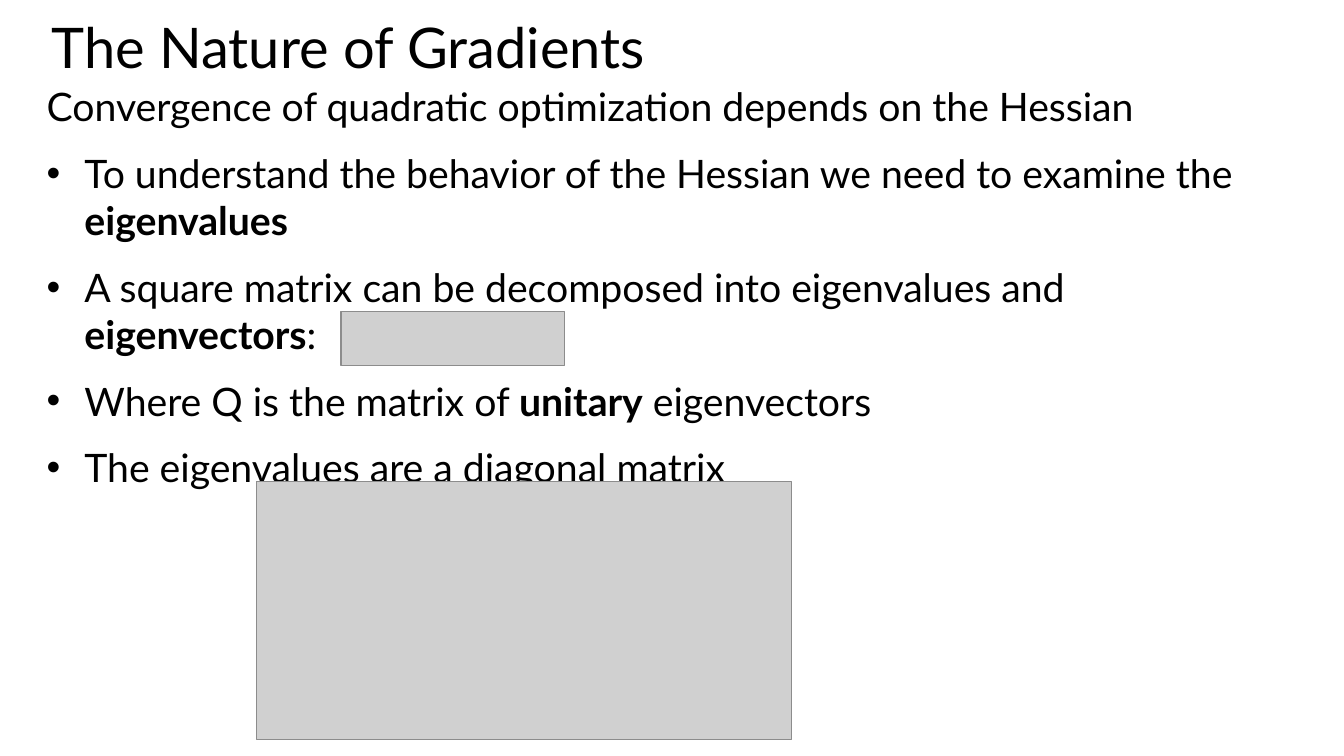
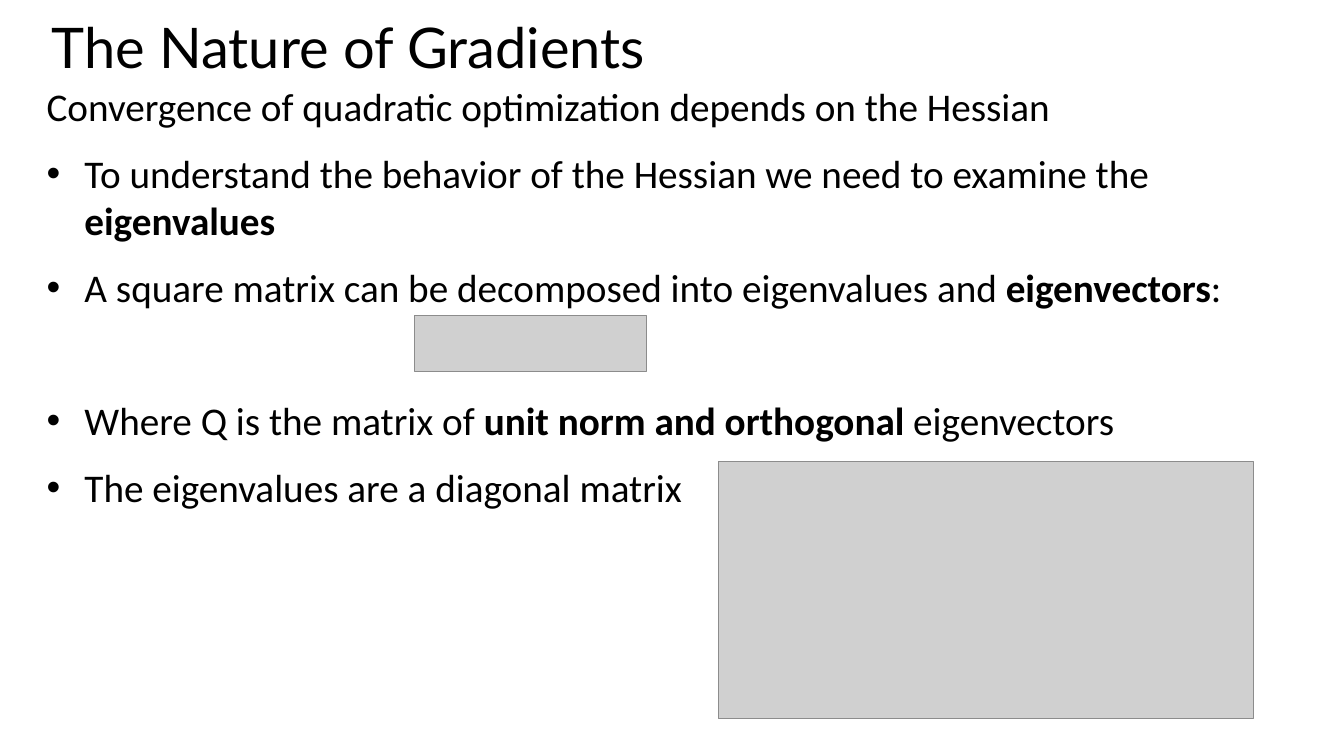
Before and after one commit to StephenElston/CSCI-E25, a slide deck: slide 18 of SupplementaryMaterial/OptimizationForDeepLearning.pptx. Drawn at 1344x756 pixels with LibreOffice and Linux fonts; fonts in the diff are those of the drawing; grey boxes stand for pictures. Boxes give left, top, right and bottom in pixels: in the first picture for what was removed or moved away, otherwise in the second. Text is boxed around its words. In the diff, an @@ line names an element or a change of style, - is before the commit and + after.

```diff
--- a/SupplementaryMaterial/OptimizationForDeepLearning.pptx
+++ b/SupplementaryMaterial/OptimizationForDeepLearning.pptx
@@ text at box(47, 93, 1222, 509): font Lato to Calibri in "Convergence of quadratic optimization depends on the ...", "To understand the behavior of the Hessian ...", "A square matrix can be decomposed into ...", "The eigenvalues are a diagonal matrix" @@
@@ picture: place and size @@
-picture at box(341, 312, 565, 365)
+picture at box(414, 316, 646, 371)
@@ text at box(84, 407, 1114, 442): text changed; font Lato to Calibri @@
-• Where Q is the matrix of unitary eigenvectors
+• Where Q is the matrix of unit norm and orthogonal eigenvectors
@@ picture: place and size @@
-picture at box(257, 482, 791, 740)
+picture at box(719, 461, 1253, 719)
```
Also in this commit, not shown: 23 other slides changed.
